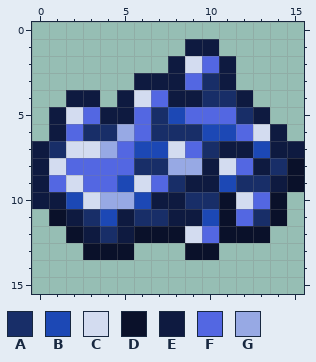
Two versions of one pixel-art sprite, resources/contenttweaker/textures/items/sapphire_ingot.png. Above is the file before it was changed.
The file is 16x16 pixels.
Palette (. is transparent): A #182e68  B #1c48b5  C #d3dcf0  D #0a112a  E #0e1a40  F #5367e2  G #97a9e4
New version:
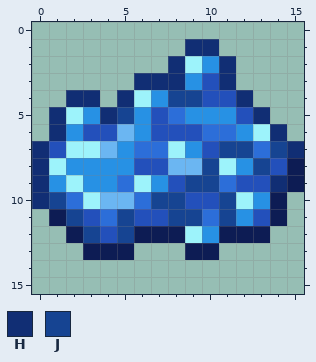
Colours new in this view: H #112e74  J #164492
From old to new:
colour A: #182e68 -> #2350bb
colour B: #1c48b5 -> #2c6ed9
colour C: #d3dcf0 -> #9df3fb
colour D: #0a112a -> #0d1c54
colour F: #5367e2 -> #2791e4
colour G: #97a9e4 -> #6bb6f2
y 1: x 9..10 EE -> HH
y 2: x 8 E -> H; x 11 E -> H
y 3: x 6..8 EEE -> HHH; x 11 E -> H
y 4: x 2..3 EE -> HH; x 5 E -> H; x 8..9 EE -> JJ; x 12 E -> H
y 5: x 1 E -> H; x 4..5 EE -> HJ; x 13 E -> H
y 6: x 1 E -> H; x 14 E -> H
y 7: x 0 E -> H; x 11..12 EE -> JJ; x 14..15 EE -> JH
y 8: x 0 E -> H; x 10 E -> J; x 13 E -> J
y 9: x 0 E -> H; x 9..10 EE -> JJ; x 14 E -> H
y 10: x 0..1 EE -> HJ; x 7..8 EE -> JJ; x 11 D -> J
y 11: x 2 E -> J; x 5 E -> J; x 8..9 EE -> JJ; x 11 D -> J
y 12: x 3 E -> J; x 5 E -> J
Changed places in both pictures, as pixel boxes (x1, y1, x2, y2):
changed: (32, 39, 304, 260)
